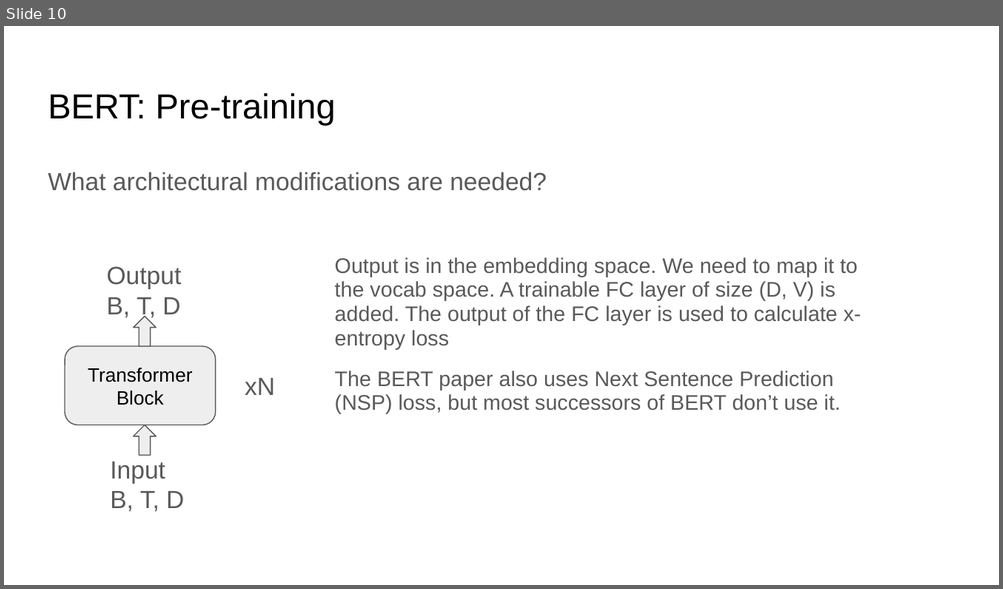
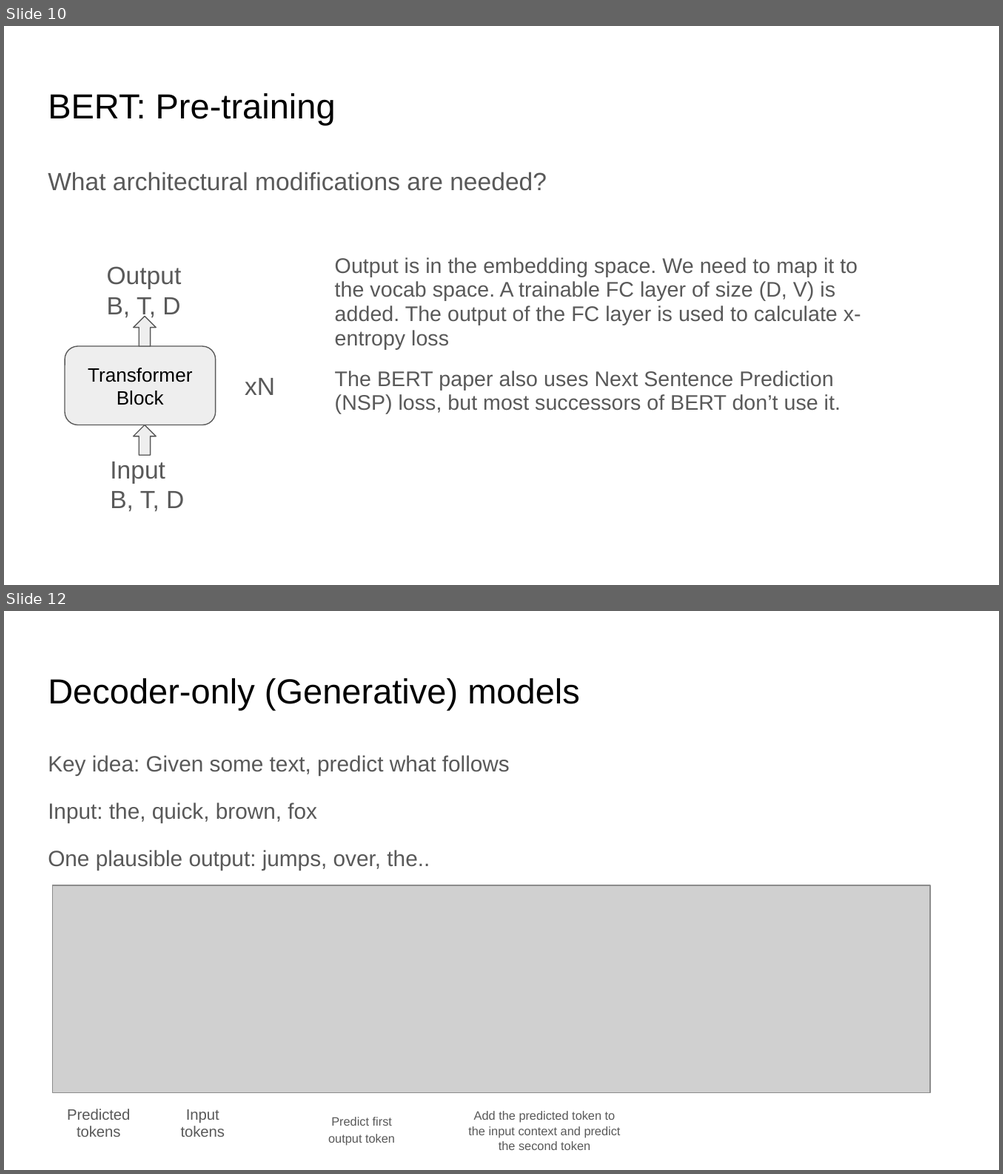
Before and after one commit to ankur6ue/deep-learning-course, a slide deck: Module 5/class_5.6/deep_learning_course_class_5.6.pptx. Shown one above the other, each under a label of ours: slide 10 before the commit, slides 10 and 12 after it; the slides between them are not shown. The pictures are 1003x589 and 1003x1174 pixels, drawn with LibreOffice and Linux fonts; fonts in the diff are those of the drawing; grey boxes stand for pictures. Boxes give left, top, right and bottom in pixels: in the first picture for what was removed or moved away, otherwise in the second. Text is boxed around its words. In the diff, an @@ line names an element or a change of style, - is before the commit and + after.

```diff
--- a/Module 5/class_5.6/deep_learning_course_class_5.6.pptx
+++ b/Module 5/class_5.6/deep_learning_course_class_5.6.pptx
@@ slide 12 added at box(4, 611, 999, 1170), background #FFFFFF @@
@@ title added at box(48, 678, 580, 710), 25.2 pt, text #000000 @@
+Decoder-only (Generative) models
@@ text added at box(48, 755, 509, 870), 16 pt, text #595959 @@
+Key idea: Given some text, predict what follows
+Input: the, quick, brown, fox
+One plausible output: jumps, over, the..
@@ picture added at box(53, 886, 930, 1093) @@
@@ text added at box(67, 1109, 130, 1137), 10.8 pt, text #595959 @@
+Predicted tokens
@@ text added at box(181, 1110, 225, 1137), 10.8 pt, text #595959 @@
+Input tokens
@@ text added at box(328, 1117, 395, 1146), 8.8 pt, text #595959 @@
+Predict first output token
@@ text added at box(468, 1111, 620, 1150), 8.8 pt, text #595959 @@
+Add the predicted token to the input context and predict the second token
```
Also in this commit, not shown: 3 slides changed, 4 other slides added, 1 other file.
